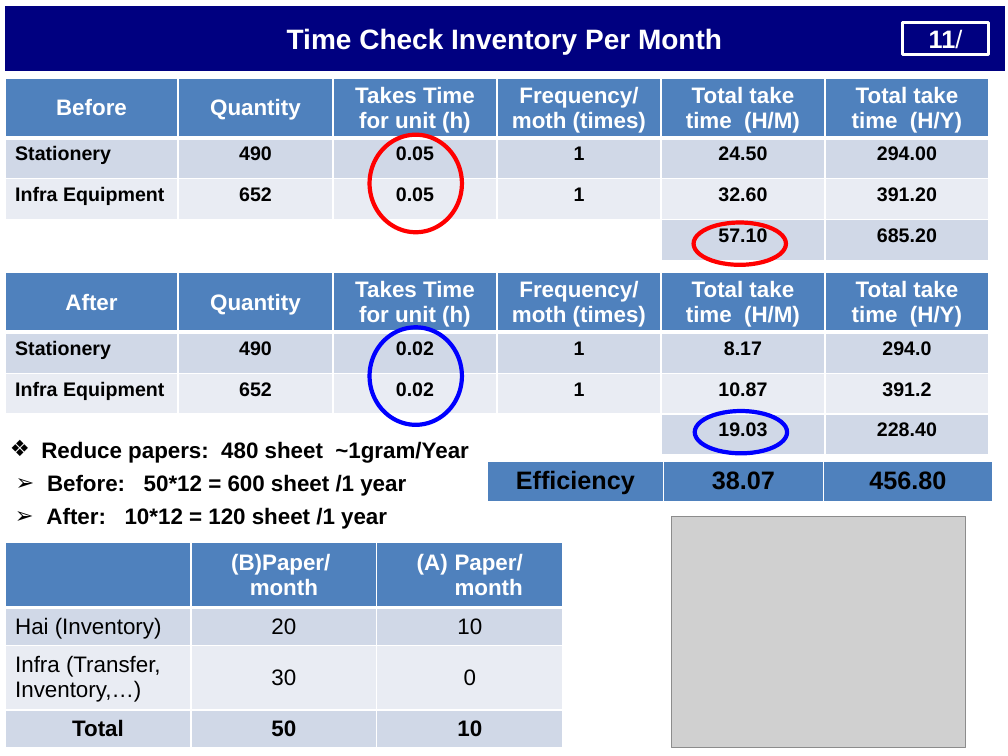
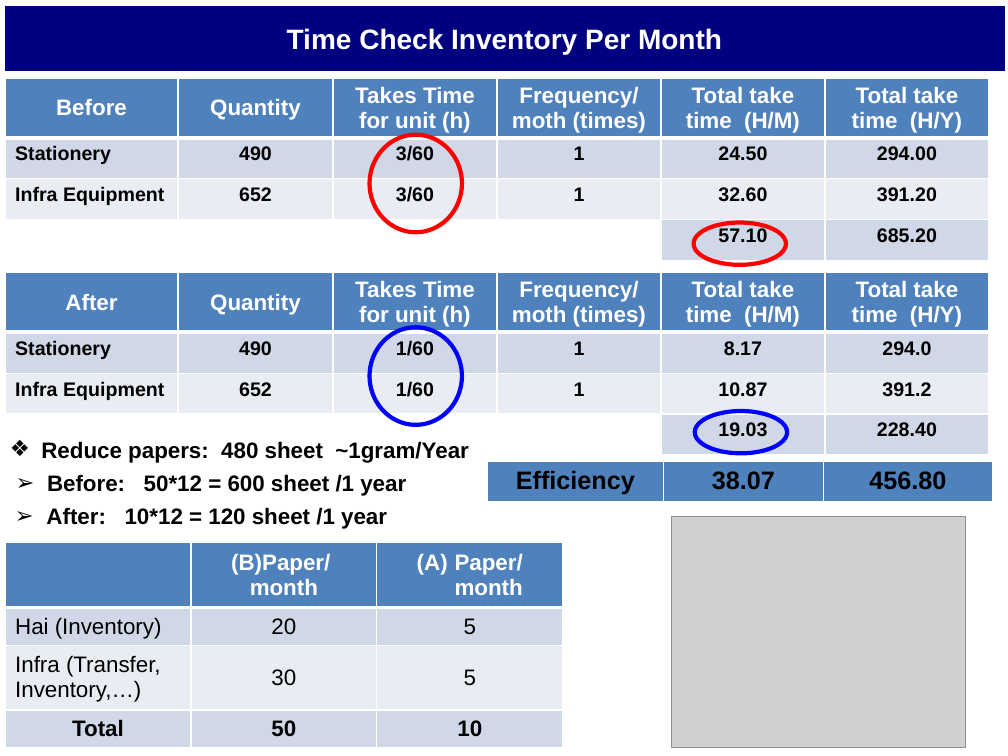
Before and after one commit to thietbicongnghevietnam/ReportPSNV, a slide deck: slide 12 of Report_Nguyen Nhu Minh.pptx. Drawn at 1008x756 pixels with LibreOffice and Linux fonts; fonts in the diff are those of the drawing; grey boxes stand for pictures. Boxes give left, top, right and bottom in pixels: in the first picture for what was removed or moved away, otherwise in the second. Text is boxed around its words. In the diff, an @@ line names an element or a change of style, - is before the commit and + after.

```diff
--- a/Report_Nguyen Nhu Minh.pptx
+++ b/Report_Nguyen Nhu Minh.pptx
@@ rectangle removed at box(902, 22, 989, 54) @@
-11/
@@ table at box(5, 78, 991, 264) @@
-row 2, column 3: 0.05
+row 2, column 3: 3/60
-row 3, column 3: 0.05
+row 3, column 3: 3/60
@@ table at box(5, 272, 991, 459) @@
-row 2, column 3: 0.02
+row 2, column 3: 1/60
-row 3, column 3: 0.02
+row 3, column 3: 1/60
@@ table at box(5, 542, 561, 747) @@
-row 2, column 3: 10
+row 2, column 3: 5
-row 3, column 3: 0
+row 3, column 3: 5
```
Also in this commit, not shown: 2 other slides changed, 1 slide removed, 1 other file.
